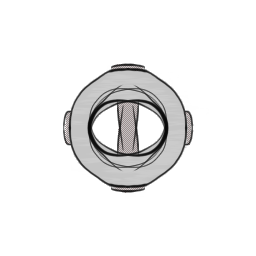
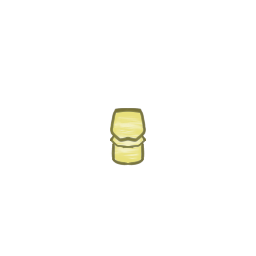
Before/after of a w=256, h=256 layered artwork. What changed in the layer stack:
added group "cannon" with 4 layers above "spaceship" over <box>64,64,194,193</box>
added layer "Camada 8" in group "cannon" over <box>64,64,194,192</box>
added group "Camada 10" with 2 layers in group "cannon" over <box>64,64,194,193</box>
added layer "Camada 12" in group "Camada 10" over <box>64,64,194,193</box>
added layer "Camada 11" in group "Camada 10" over <box>64,64,192,192</box>
hid group "spaceship" (5 layers) over <box>63,63,194,193</box>
